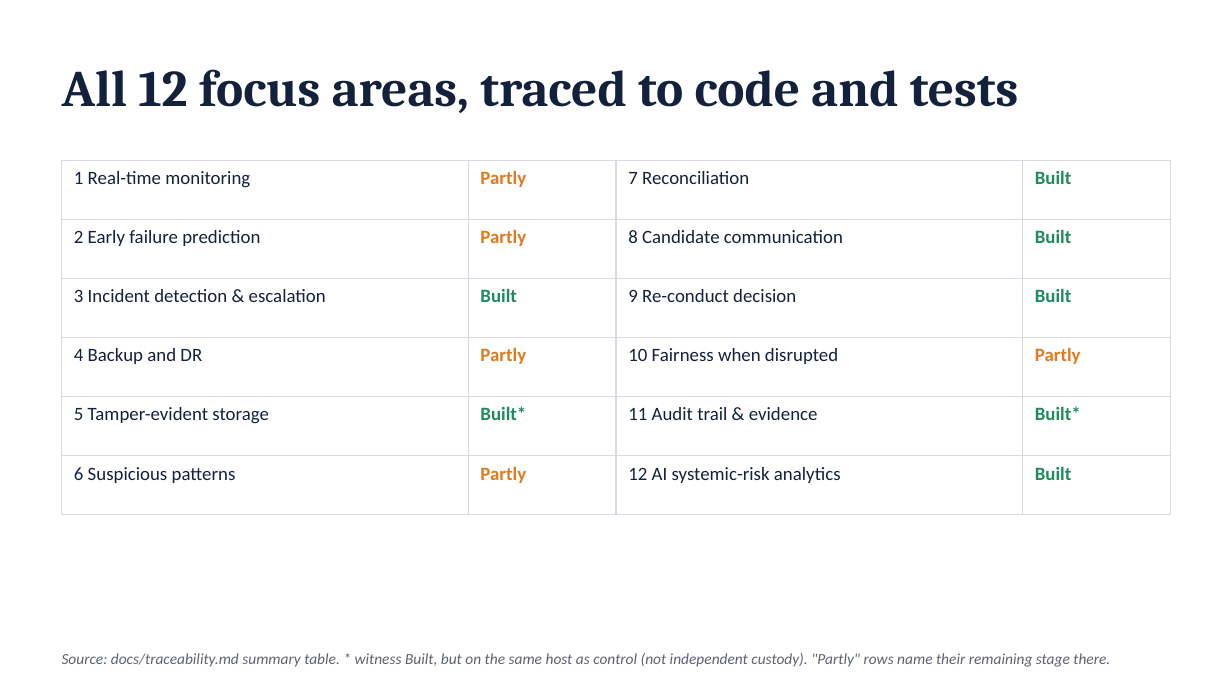
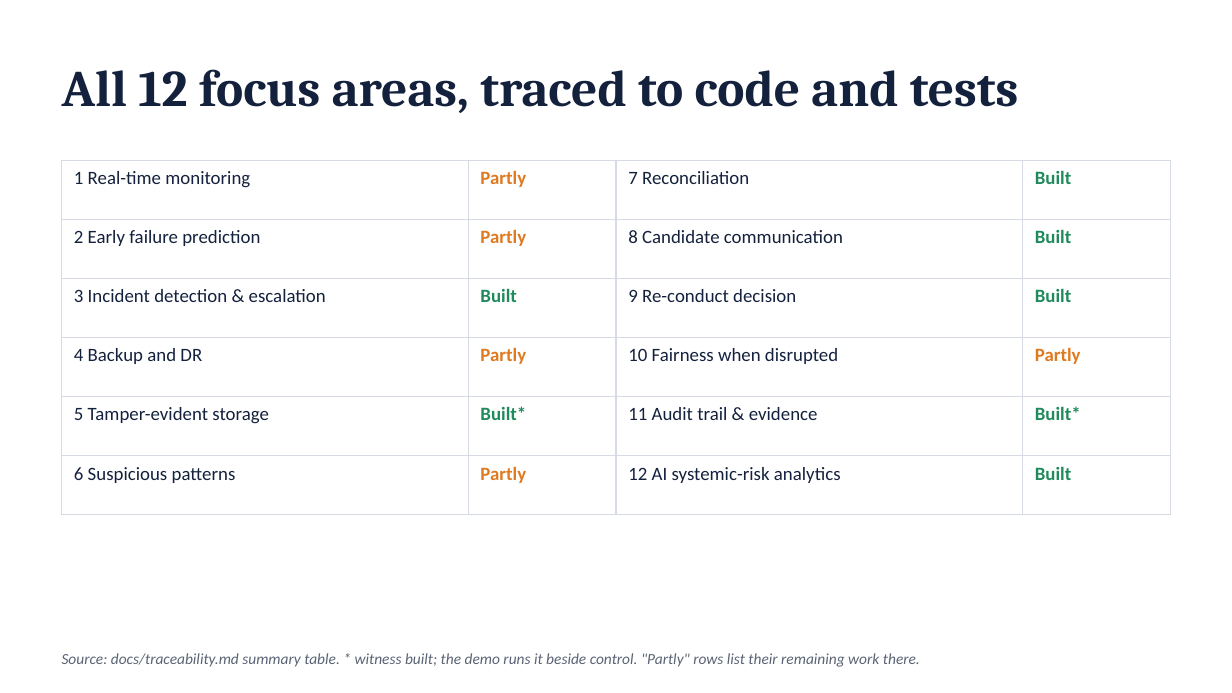
Before and after one commit to anirudh12032008/saakshi, a slide deck: slide 14 of docs/deck/saakshi.pptx. Drawn at 1232x693 pixels with LibreOffice and Linux fonts; fonts in the diff are those of the drawing. Boxes give left, top, right and bottom in pixels: in the first picture for what was removed or moved away, otherwise in the second. Text is boxed around its words. In the diff, an @@ line names an element or a change of style, - is before the commit and + after.

Commit message:
docs: submission wording pass (platform, limits as roadmap, no internal jargon); rebuild deck

```diff
--- a/docs/deck/saakshi.pptx
+++ b/docs/deck/saakshi.pptx
@@ text at bbox=[62, 653, 920, 667]: text changed @@
-Source: docs/traceability.md summary table. * witness Built, but on the same host as control (not independent custody). "Partly" rows name their remaining stage there.
+Source: docs/traceability.md summary table. * witness built; the demo runs it beside control. "Partly" rows list their remaining work there.
```
Also in this commit, not shown: 5 other slides changed, 2 other files.
